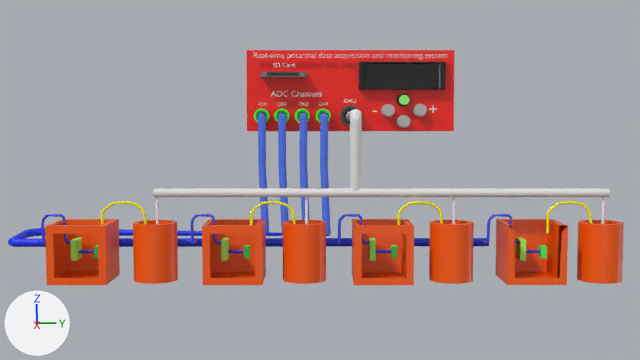
Two versions of the Blender file 3D Files/Versao com 6 Solucoes/Sistema de montoramento.blend, one commit apart.
The view is the same before and after, from the file's camera 'Camera'. Lighting does not change. The marker at lower left points along +X, +Y and +Z.

Objects in the first picture: 'BarramentoGND', 'Body', 'Cylinder', 'Cylinder.001', 'Cylinder.002', 'Cylinder.003', 'Cylinder.004', 'Display', 'Fio_Eletrodo.004', 'Pote', 'Pote.001', 'Pote.002', 'Pote.003'.
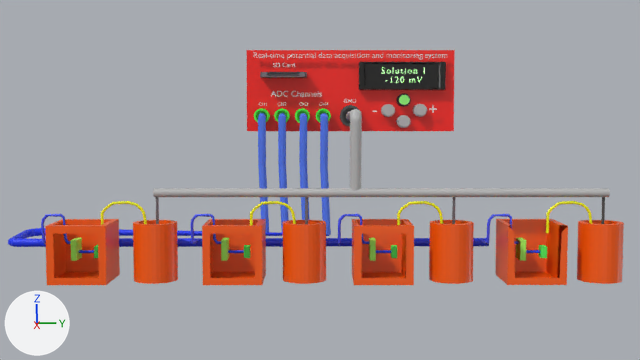
Pixel boxes [x1, y1, x2, y2] of what changed, in the pictures (640 x 360 px):
'BarramentoGND', recoloured (white to grey): [153, 188, 610, 197] in both
'Cylinder.004', recoloured: [346, 109, 362, 191] in both
'Text', added: after [382, 67, 425, 83]

Diff of the bpy script that builds the scene:
```diff
--- a/3D Files/Versao com 6 Solucoes/Sistema de montoramento.blend.py
+++ b/3D Files/Versao com 6 Solucoes/Sistema de montoramento.blend.py
@@ img_fio_005 @@
+img_fio_005 = load_image('Fio.005', '_unpacked/Fio.005', 1024, 1024, 'sRGB')
@@ mat_material_027 @@
+mat_material_027 = principled_material('Material.027')
+mat_material_027.texture = img_fio_005
+mat_material_027.emission_color = (0.0772, 1.0, 0.0)  # green #4fff00
+mat_material_027.emission_strength = 1.0
@@ me_cylinder_033 @@
 me_cylinder_033.from_pydata(...)  # 64 vertices, 34 faces; spans x -1.0..1.0, y -1.0..1.0, z -1.0..1.0
+me_cylinder_033.materials.append(mat_material_009)  # grey #bcbcbc
@@ me_cylinder_030 @@
 me_cylinder_030.from_pydata(...)  # 224 vertices, 194 faces; spans x -1.0..1.0, y -13.19..1.29, z -1.0..1.22
+me_cylinder_030.materials.append(mat_material_009)  # grey #bcbcbc
@@ txt_text_004 @@
+txt_text_004 = bpy.data.curves.new('Text.004', 'FONT')
+txt_text_004.body = 'Solution 1\n-120 mV'
+txt_text_004.materials.append(mat_material_027)  # picture img_fio_005
+txt_text_004.materials.append(mat_material)  # picture img_caixa
+txt_text_004.align_x = 'CENTER'
+txt_text_004.space_character = 1.2
@@ ob_text @@
+ob_text = bpy.data.objects.new('Text', txt_text_004)
+ob_text.location = (-10.78, 4.09, 12.64)
+ob_text.rotation_euler = (1.571, 0.0, 1.571)  # degrees (90, 0, 90)
+ob_text.scale = (0.714, 0.714, 0.714)
```
